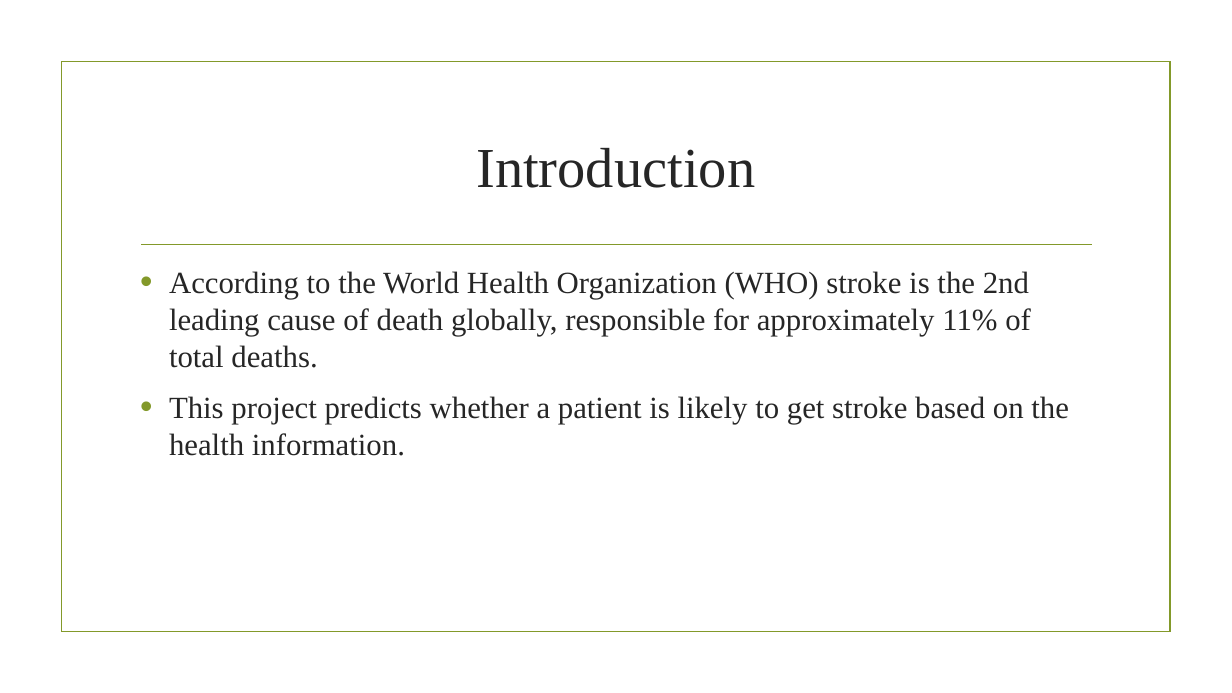
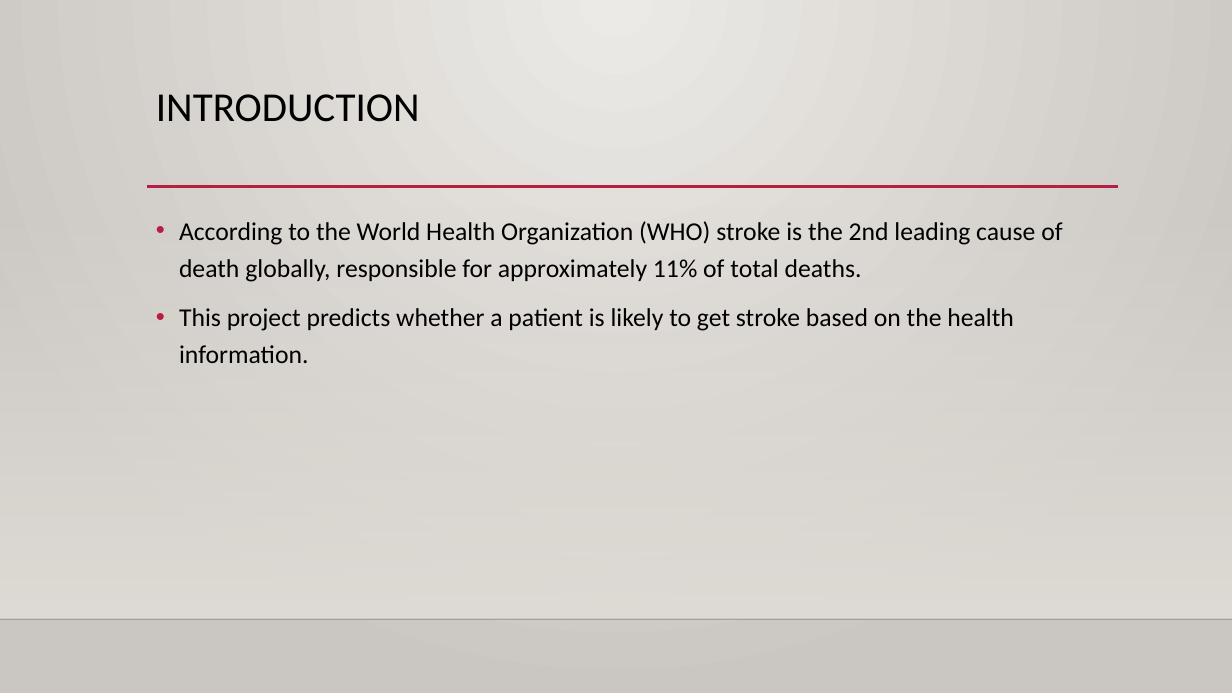
Before and after one commit to MAQI-SHI/CSYE-7200-Final-Project-Team-6, a slide deck: slide 2 of finalPresentation.pptx. Drawn at 1232x693 pixels with LibreOffice and Linux fonts; fonts in the diff are those of the drawing; background and template pictures are left out. Boxes give left, top, right and bottom in pixels: in the first picture for what was removed or moved away, otherwise in the second. Text is boxed around its words. In the diff, an @@ line names an element or a change of style, - is before the commit and + after.

```diff
--- a/finalPresentation.pptx
+++ b/finalPresentation.pptx
@@ background picture (left out) to gradient #ECEAE7 to #CAC7C1 @@
@@ title "INTRODUCTION" at box(156, 94, 420, 122): vertical alignment middle to top @@
@@ title at box(156, 94, 420, 122): text changed; size 44 to 32 pt; font Times New Roman to Calibri; text colour #262626 to #000000 @@
-Introduction
+INTRODUCTION
@@ rectangle: place and size @@
-rectangle at box(61, 62, 1170, 632)
+rectangle at box(0, 204, 1232, 619)
@@ rectangle at box(0, 204, 1232, 619): fill none to gradient #DFDBD5; outline #83992A 1.25 pt to none @@
@@ text "According to the World Health ...": place and size @@
-text "According to the World Health ..." at box(169, 271, 1069, 456)
+text "According to the World Health ..." at box(179, 221, 1062, 363)
@@ text "According to the World Health ..." at box(179, 221, 1062, 363): size 24 to 20 pt, font Times New Roman to Calibri, text colour #262626 to #000000; indent changed; line spacing 1 to 1.2; bullet colour #83992A to #B71E42 @@
@@ line moved from (141, 245) - (1092, 245) to (147, 187) - (1118, 187) @@
@@ line (147, 187) - (1118, 187): stroke #83992A 1.25 pt to #B71E42 2.5 pt @@
@@ line added from (0, 619) to (1232, 619), #000001 1 pt @@
```
Also in this commit, not shown: 12 other slides changed, 6 slides added, 2 slides removed, 2 other files.
